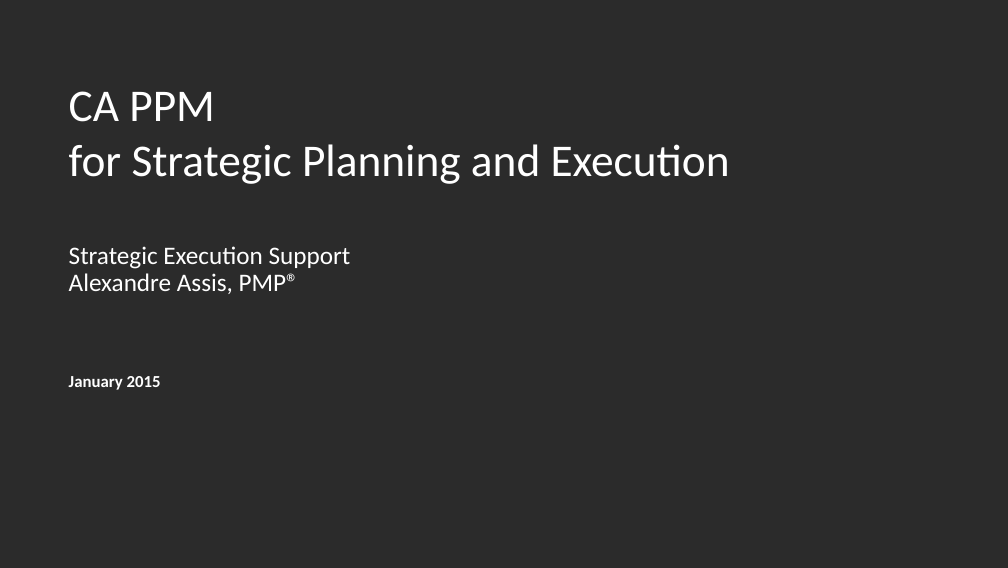
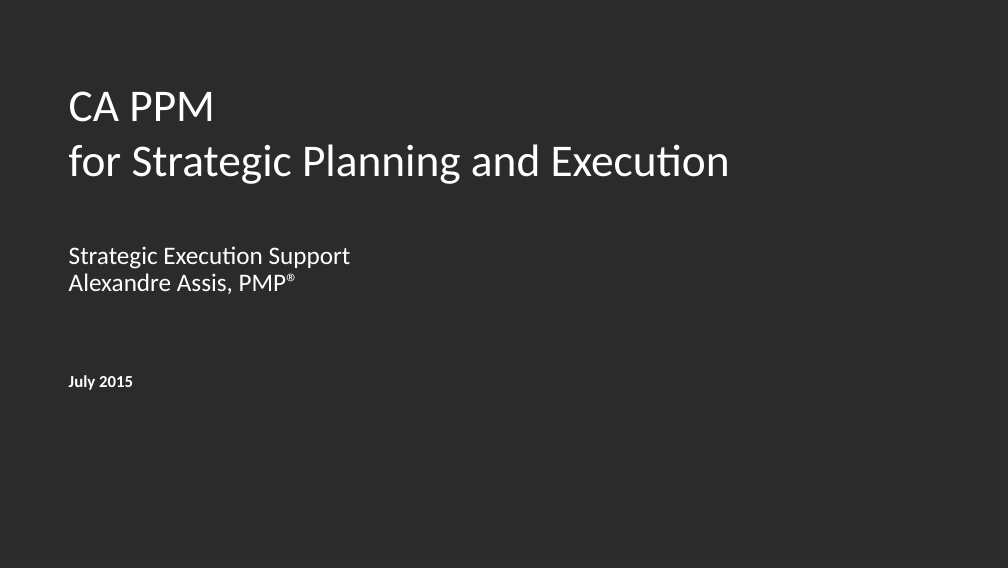
Before and after one commit to CALATAMITBMCOE/Strategic-Alignment, a slide deck: slide 1 of Documentation/CA PPM for Strategic Planning and Execution_EN.pptx. Drawn at 1008x568 pixels with LibreOffice and Linux fonts; fonts in the diff are those of the drawing; background and template pictures are left out; a plain dark background stands for a picture behind light text. Boxes give left, top, right and bottom in pixels: in the first picture for what was removed or moved away, otherwise in the second. Text is boxed around its words. In the diff, an @@ line names an element or a change of style, - is before the commit and + after.

```diff
--- a/Documentation/CA PPM for Strategic Planning and Execution_EN.pptx
+++ b/Documentation/CA PPM for Strategic Planning and Execution_EN.pptx
@@ text at [69, 375, 133, 390]: text changed @@
-January 2015
+July 2015
```
Also in this commit, not shown: 7 other slides changed, 3 other files.
